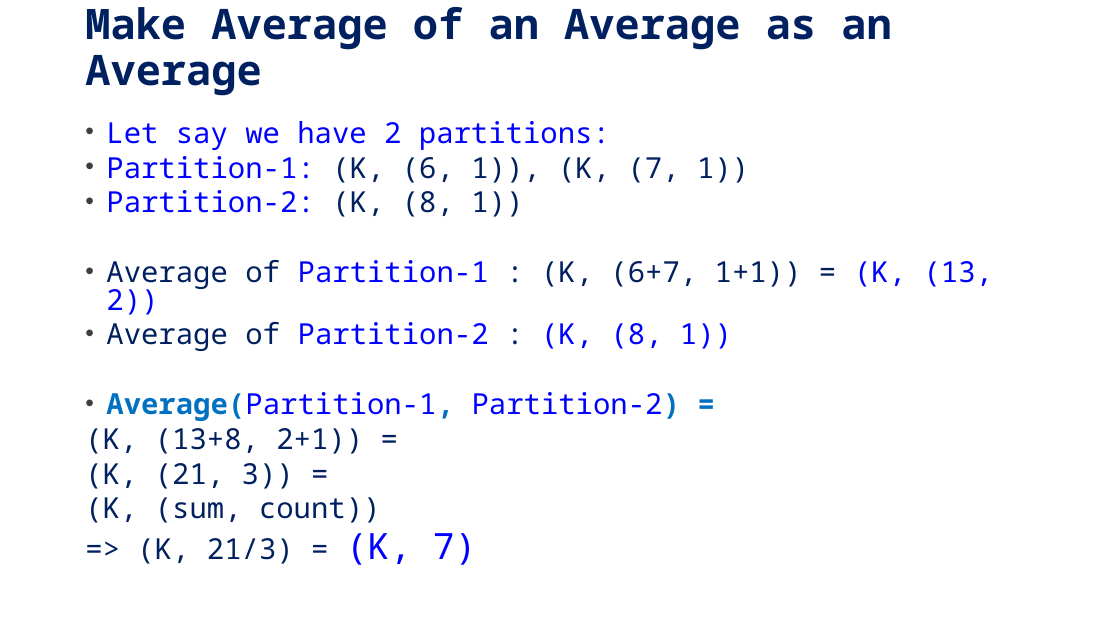
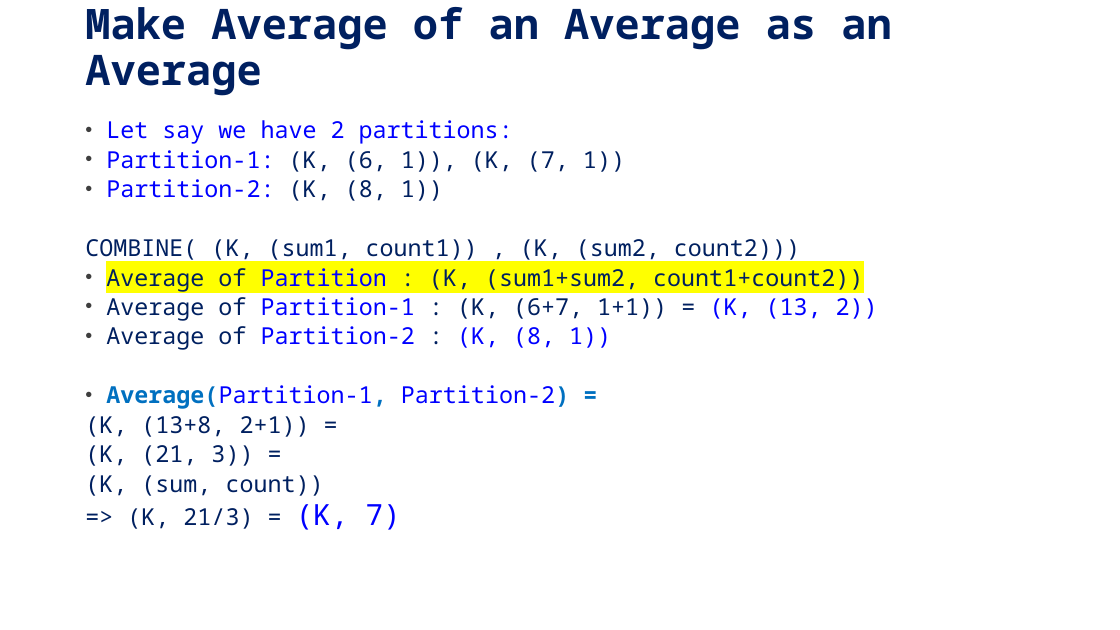
Before and after one commit to mahmoudparsian/big-data-mapreduce-course, a slide deck: slide 22 of slides/mapreduce/3.3_mapreduce_with_combiners.pptx. Drawn at 1120x630 pixels with LibreOffice and Linux fonts; fonts in the diff are those of the drawing; background and template pictures are left out. Boxes give left, top, right and bottom in pixels: in the first picture for what was removed or moved away, otherwise in the second. Text is boxed around its words. In the diff, an @@ line names an element or a change of style, - is before the commit and + after.

```diff
--- a/slides/mapreduce/3.3_mapreduce_with_combiners.pptx
+++ b/slides/mapreduce/3.3_mapreduce_with_combiners.pptx
@@ text at [85, 120, 878, 530]: size 24.8 to 20 pt in "Let say we have 2 partitions:", "Partition-1: (K, (6, 1)), (K, (7, 1))", "Partition-2: (K, (8, 1))", "Average of Partition-1 : (K, (6+7, 1+1)) ..." and 6 more places; size 31 to 25 pt in "(K, 7)" @@
@@ text at [85, 239, 863, 292]: paragraphs added @@
+COMBINE( (K, (sum1, count1)) , (K, (sum2, count2)))
+• Average of Partition : (K, (sum1+sum2, count1+count2))
```
Also in this commit, not shown: 4 other slides changed, 1 other file.
